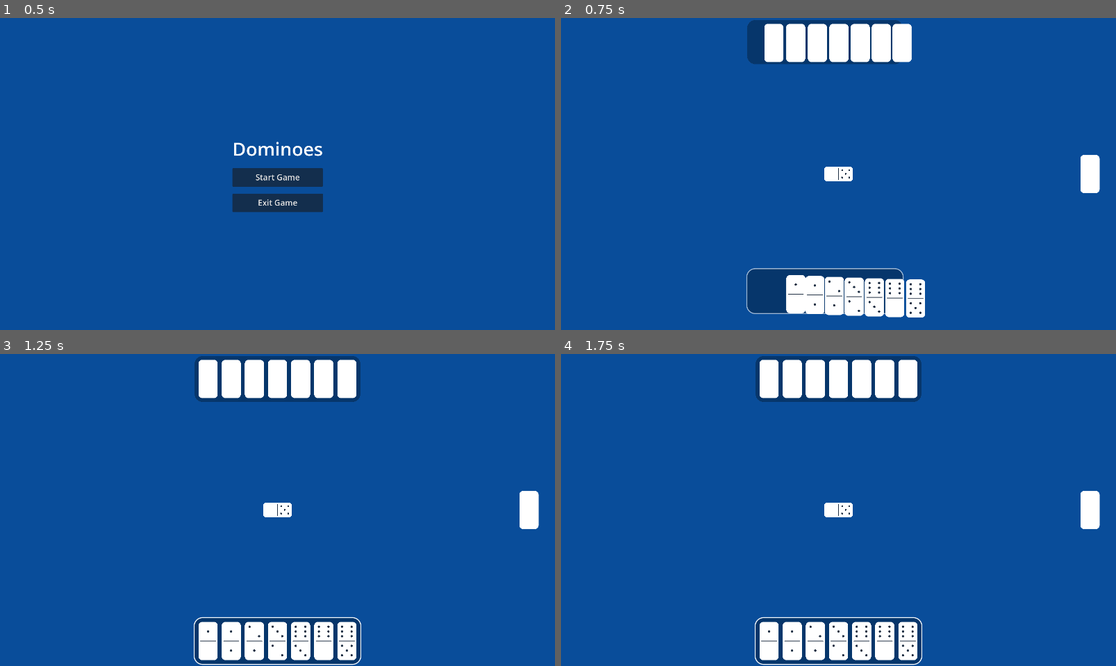
Above: before the commit, frames 1-4 (two rows, left to right).
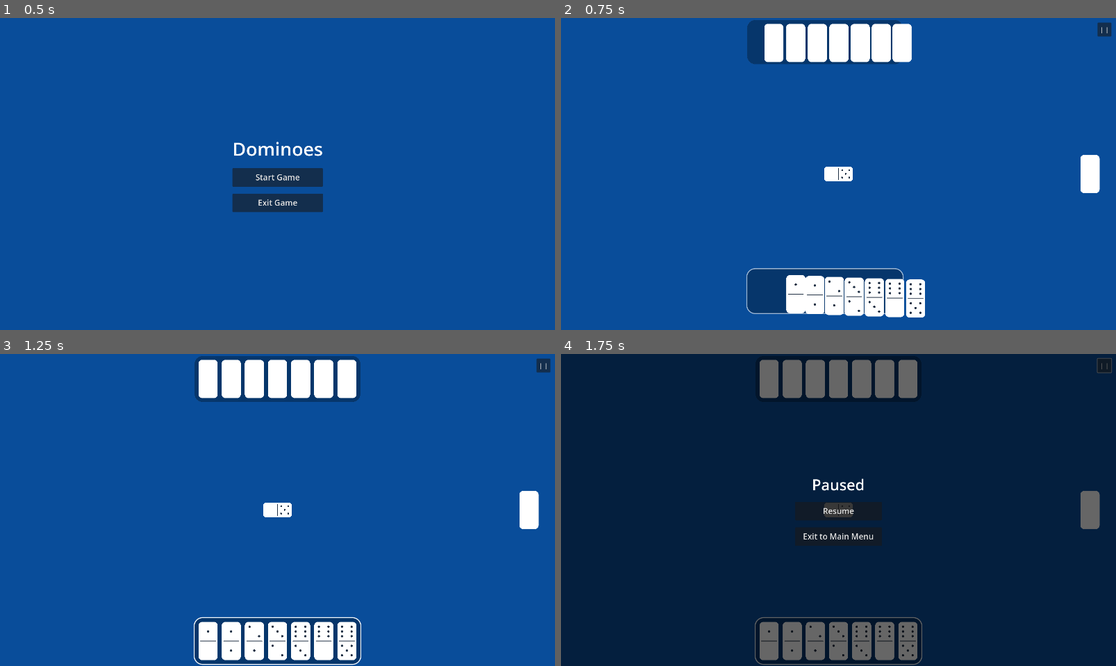
Above: after the commit, the same moments.

Repository: lenny015/capstone-game
Game: Godot game, scene res://scenes/main_menu.tscn
The game is run twice, just before and just after one commit, with the same random seed, the same clock (stepped at 60 frames per second) and the same inputs.
Inputs (mouse positions are in pixels of both pictures, inside the frame that each line leads up to):
- Up to frame 1 (0.5 s): no input
- Up to frame 2 (0.75 s): click "Start Game" at 0.5 s
- Up to frame 3 (1.25 s): no input
- Up to frame 4 (1.75 s): click (1104, 366) at 1.25 s, where only the run after the commit has a clickable "| |"

Frame 1 is identical in both runs. In frame 2, 0.1% of the frame differs, in the area x 96-100%, y 1-7%; in frame 3, 0.1%; in frame 4, 100%, in the area x 0-100%, y 0-100%.

Commit message:
Add game over banner

Diff:
--- a/scenes/game_board.tscn
+++ b/scenes/game_board.tscn
@@ -23,6 +23,13 @@
 
 [sub_resource type="RectangleShape2D" id="RectangleShape2D_0jtfi"]
 size = Vector2(245, 111.38461)
+
+[sub_resource type="StyleBoxFlat" id="StyleBoxFlat_8nsfp"]
+bg_color = Color(0, 0, 0, 1)
+corner_radius_top_left = 12
+corner_radius_top_right = 12
+corner_radius_bottom_right = 12
+corner_radius_bottom_left = 12
 
 [node name="Game Board" type="Node2D"]
 
@@ -78,8 +85,31 @@
 shape = SubResource("RectangleShape2D_0jtfi")
 
 [node name="HUD" type="CanvasLayer" parent="."]
-visible = false
 script = ExtResource("5_qmxhh")
+
+[node name="GameOverBanner" type="Panel" parent="HUD"]
+anchors_preset = 15
+anchor_right = 1.0
+anchor_bottom = 1.0
+offset_left = 609.0
+offset_top = 504.0
+offset_right = -611.0
+offset_bottom = -496.0
+grow_horizontal = 2
+grow_vertical = 2
+theme_override_styles/panel = SubResource("StyleBoxFlat_8nsfp")
+
+[node name="GameOverLabel" type="Label" parent="HUD/GameOverBanner"]
+layout_mode = 1
+anchors_preset = 15
+anchor_right = 1.0
+anchor_bottom = 1.0
+grow_horizontal = 2
+grow_vertical = 2
+theme_override_colors/font_color = Color(1, 1, 1, 1)
+theme_override_font_sizes/font_size = 32
+horizontal_alignment = 1
+vertical_alignment = 1
 
 [node name="PauseButton" type="Button" parent="HUD"]
 process_mode = 3
@@ -96,6 +126,7 @@
 
 [node name="PauseMenu" type="Control" parent="HUD"]
 process_mode = 3
+visible = false
 layout_mode = 3
 anchors_preset = 15
 anchor_right = 1.0
--- a/scripts/hud.gd
+++ b/scripts/hud.gd
@@ -2,11 +2,16 @@
 
 @onready var player_bg = $"../PlayerHand/PlayerHandBackground"
 @onready var opponent_bg = $"../OpponentHand/OpponentHandBackground"
+@onready var game_over_banner = $GameOverBanner
+@onready var game_over_label = $GameOverBanner/GameOverLabel
 
 const BORDER_COLOR_ON = Color(240, 226, 153, 1)
 const BORDER_COLOR_OFF = Color(1.0, 1.0, 1.0, 0.0)
 const BORDER_WIDTH = 3
 const FADE_DURATION = 0.3
+
+const BANNER_COLOR_WIN = Color(0.173, 0.706, 0.175, 0.92)
+const BANNER_COLOR_LOSE = Color(0.773, 0.217, 0.213, 0.92)
 
 func _ready():
 	GameState.turn_changed.connect(_on_turn_changed)
@@ -16,6 +21,9 @@
 	_set_border_color(player_bg, BORDER_COLOR_OFF)
 	_set_border_color(opponent_bg, BORDER_COLOR_OFF)
 	_fade_border(player_bg, BORDER_COLOR_ON)
+	game_over_banner.modulate.a = 0.0
+	game_over_banner.visible = false
+
 
 func _on_turn_changed(whose_turn: GameState.Turn):
 	if whose_turn == GameState.Turn.PLAYER:
@@ -25,9 +33,25 @@
 		_fade_border(player_bg, BORDER_COLOR_OFF)
 		_fade_border(opponent_bg, BORDER_COLOR_ON)
 
-func _on_game_over(_winner: GameState.Turn, _reason: String):
+func _on_game_over(winner: GameState.Turn, reason: String):
 	_fade_border(player_bg, BORDER_COLOR_OFF)
 	_fade_border(opponent_bg, BORDER_COLOR_OFF)
+
+	if winner == GameState.Turn.PLAYER:
+		game_over_label.text = "You Win!" if reason == "empty_hand" else "You Win! (Fewer Pips)"
+		_set_banner_color(BANNER_COLOR_WIN)
+	else:
+		game_over_label.text = "Opponent Wins" if reason == "empty_hand" else "Opponent Wins (Fewer Pips)"
+		_set_banner_color(BANNER_COLOR_LOSE)
+
+	game_over_banner.visible = true
+	var tween = get_tree().create_tween()
+	tween.tween_property(game_over_banner, "modulate:a", 1.0, FADE_DURATION)
+
+func _set_banner_color(color: Color):
+	var stylebox = game_over_banner.get_theme_stylebox("panel") as StyleBoxFlat
+	if stylebox:
+		stylebox.bg_color = color
 
 func _fade_border(panel: Panel, target_color: Color):
 	var stylebox = panel.get_theme_stylebox("panel") as StyleBoxFlat
Not shown: 1 places in scenes/game_board.tscn that only renumber resources
